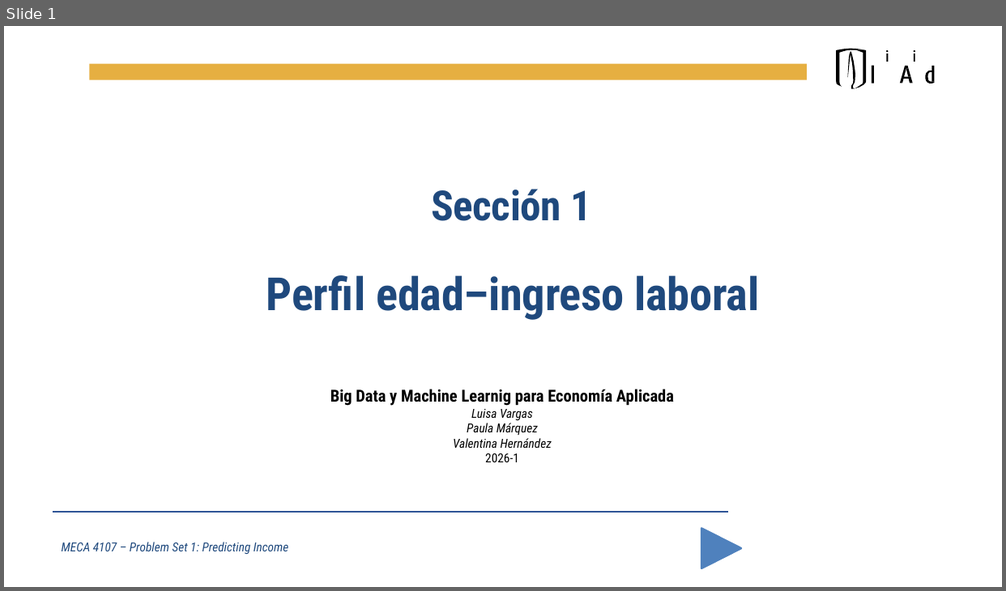
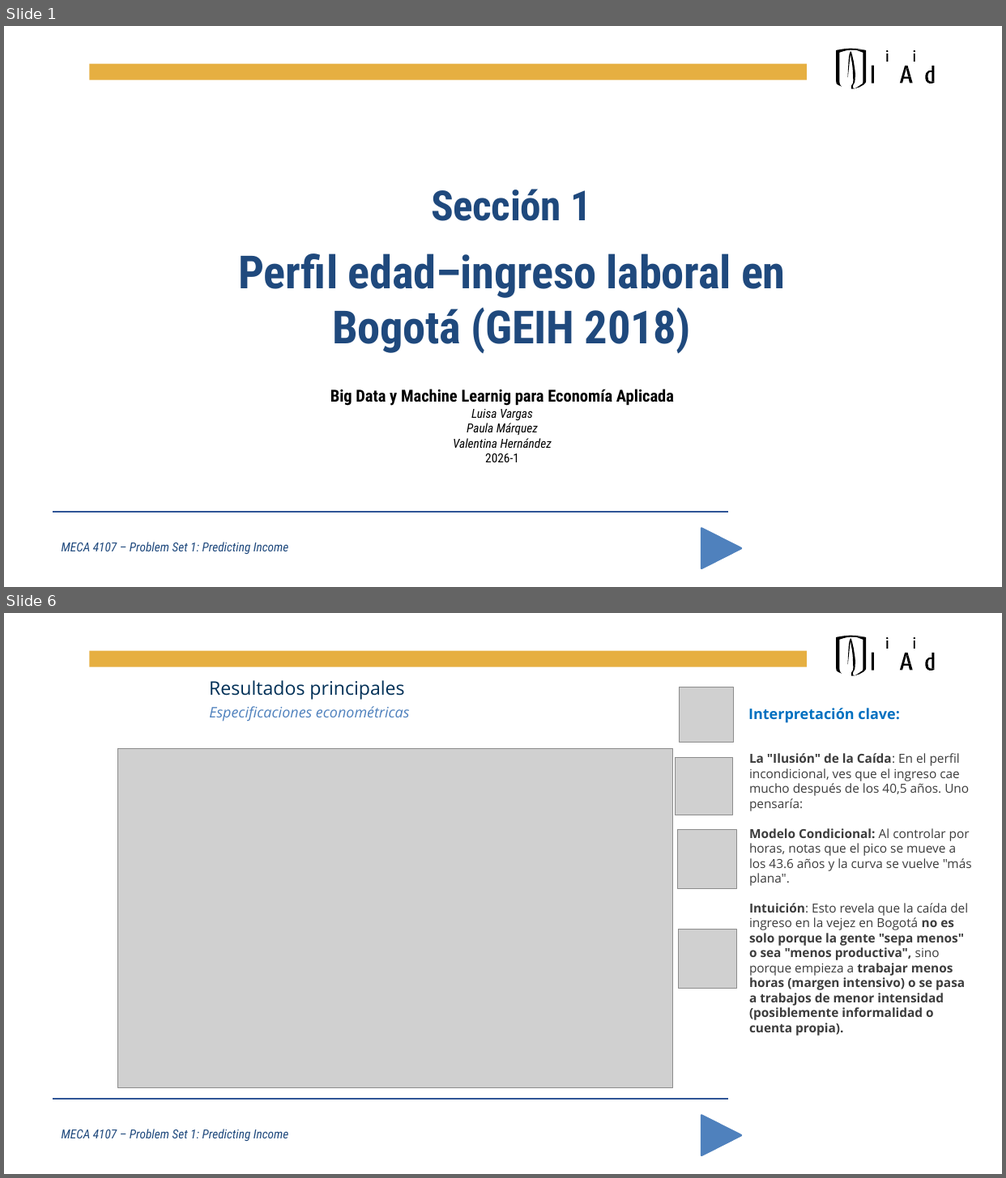
Before and after one commit to Lu2304/Taller-1, a slide deck: 01_section1_age_profile.pptx. Shown one above the other, each under a label of ours: slide 1 before the commit, slides 1 and 6 after it; the slides between them are not shown. The pictures are 1006x591 and 1006x1178 pixels, drawn with LibreOffice and Linux fonts; fonts in the diff are those of the drawing; grey boxes stand for pictures; background and template pictures are left out. Boxes give left, top, right and bottom in pixels: in the first picture for what was removed or moved away, otherwise in the second. Text is boxed around its words. In the diff, an @@ line names an element or a change of style, - is before the commit and + after.

```diff
--- a/01_section1_age_profile.pptx
+++ b/01_section1_age_profile.pptx
@@ slide 6 added at box(4, 613, 1002, 1174), background picture (left out); not listed: 2 template elements that a slide beside it also shows @@
@@ group added at box(808, 636, 1002, 692): 6 freeform shapes, 1 rectangle @@
@@ text added at box(209, 680, 404, 700), 18 pt, text #003057 @@
+Resultados principales
@@ text added at box(209, 706, 410, 722), 14 pt, text #4F81BD, italic @@
+Especificaciones econométricas
@@ picture added at box(680, 687, 734, 742) @@
@@ text added at box(748, 708, 900, 723), 14 pt, text #0070C0, bold @@
+Interpretación clave:
@@ picture added at box(117, 748, 673, 1088) @@
@@ picture added at box(675, 757, 733, 815) @@
@@ text added at box(749, 753, 972, 1036), 12 pt, text #3C3C3C @@
+La "Ilusión" de la Caída: En el perfil incondicional, ves que el ingreso cae mucho después de los 40,5 años. Uno pensaría:
+Modelo Condicional: Al controlar por horas, notas que el pico se mueve a los 43.6 años y la curva se vuelve "más plana".
+Intuición: Esto revela que la caída del ingreso en la vejez en Bogotá no es solo porque la gente "sepa menos" o sea "menos productiva", sino porque empieza a trabajar menos horas (margen intensivo) o se pasa a trabajos de menor intensidad (posiblemente informalidad o cuenta propia).
@@ picture added at box(678, 830, 737, 889) @@
@@ picture added at box(679, 930, 738, 989) @@
@@ group added at box(54, 1105, 747, 1169): 2 rectangles, 1 text, 1 triangle @@
+MECA 4107 – Problem Set 1: Predicting Income
@@ slide 1 changed as well @@
@@ text at box(238, 254, 786, 354): text changed @@
-Perfil edad–ingreso laboral
+Perfil edad–ingreso laboral en Bogotá (GEIH 2018)
```
Also in this commit, not shown: 5 other slides added, 2 other files.
